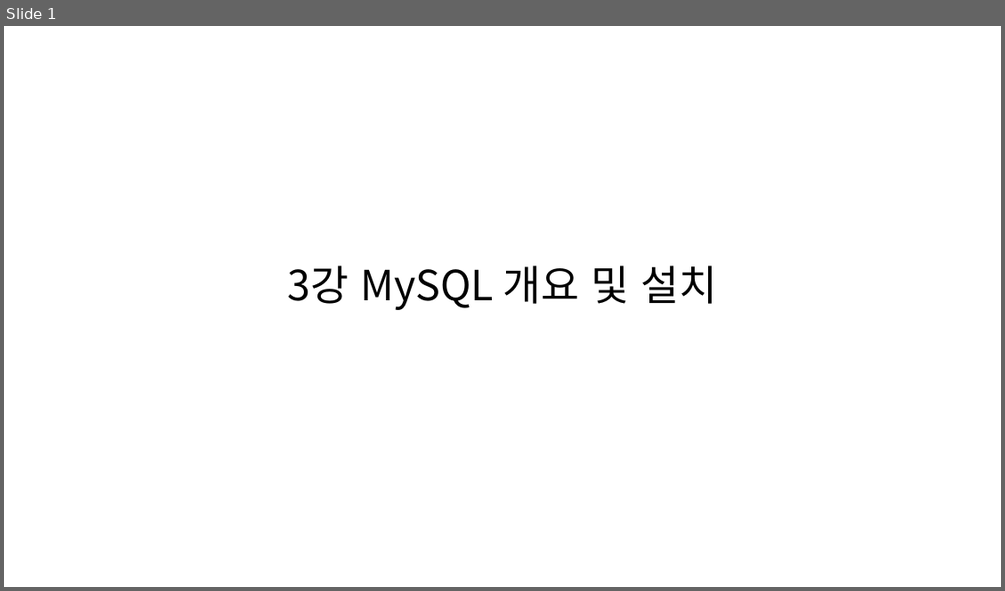
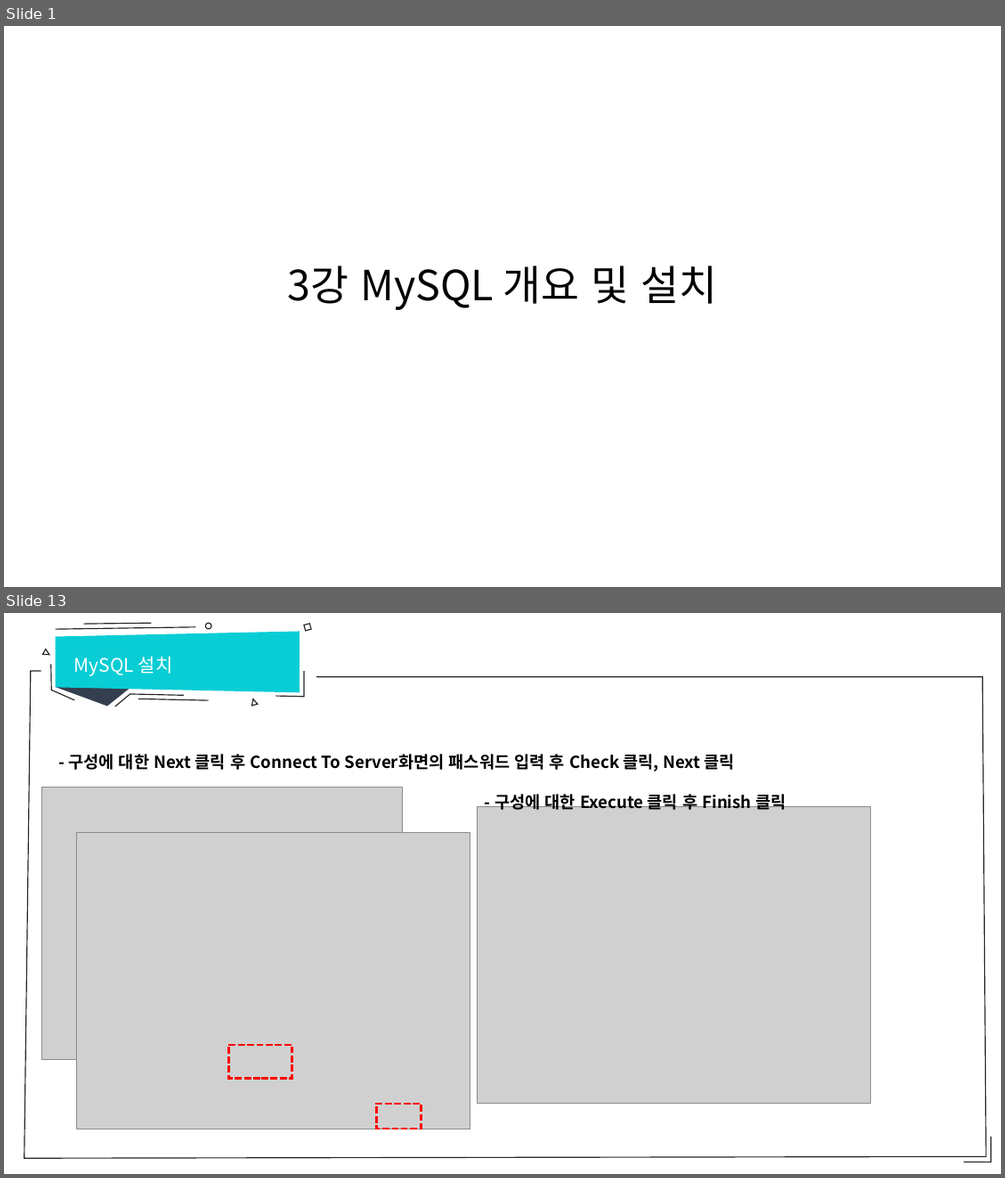
Before and after one commit to sumn-2020/lecture, a slide deck: database/3강 Mysql 개요 및 설치.pptx. Shown one above the other, each under a label of ours: slide 1 before the commit, slides 1 and 13 after it; the slides between them are not shown. The pictures are 1005x591 and 1005x1178 pixels, drawn with LibreOffice and Linux fonts; fonts in the diff are those of the drawing; grey boxes stand for pictures. Boxes give left, top, right and bottom in pixels: in the first picture for what was removed or moved away, otherwise in the second. Text is boxed around its words. In the diff, an @@ line names an element or a change of style, - is before the commit and + after.

```diff
--- a/database/3강 Mysql 개요 및 설치.pptx
+++ b/database/3강 Mysql 개요 및 설치.pptx
@@ slide 13 added at [4,613,1001,1174], background #FFFFFF @@
@@ group added at [42,623,311,706]: 3 triangles, 3 lines, 3 freeform shapes, 1 trapezoid, 1 ellipse, 1 rectangle @@
@@ text added at [74,656,173,676], 18 pt, text #FFFFFF @@
+MySQL 설치
@@ freeform shape added at [24,671,986,1158], fill #FFFFFF, outline #262626 1 pt @@
@@ text added at [68,754,735,771], 16 pt, text #000000, bold @@
+- 구성에 대한 Next 클릭 후 Connect To Server화면의 패스워드 입력 후 Check 클릭, Next 클릭
@@ picture added at [41,787,402,1060] @@
@@ text added at [494,791,785,810], 16 pt, text #000000, bold @@
+- 구성에 대한 Execute 클릭 후 Finish 클릭
@@ picture added at [477,807,871,1103] @@
@@ picture added at [77,832,469,1129] @@
@@ rectangle added at [228,1045,291,1078], outline #FF0000 2.25 pt dashed @@
@@ rectangle added at [376,1103,421,1129], outline #FF0000 2.25 pt dashed @@
@@ freeform shape added at [963,1136,991,1162], outline #262626 1 pt @@
```
Also in this commit, not shown: 5 slides changed, 7 other slides added, 4 other files.
